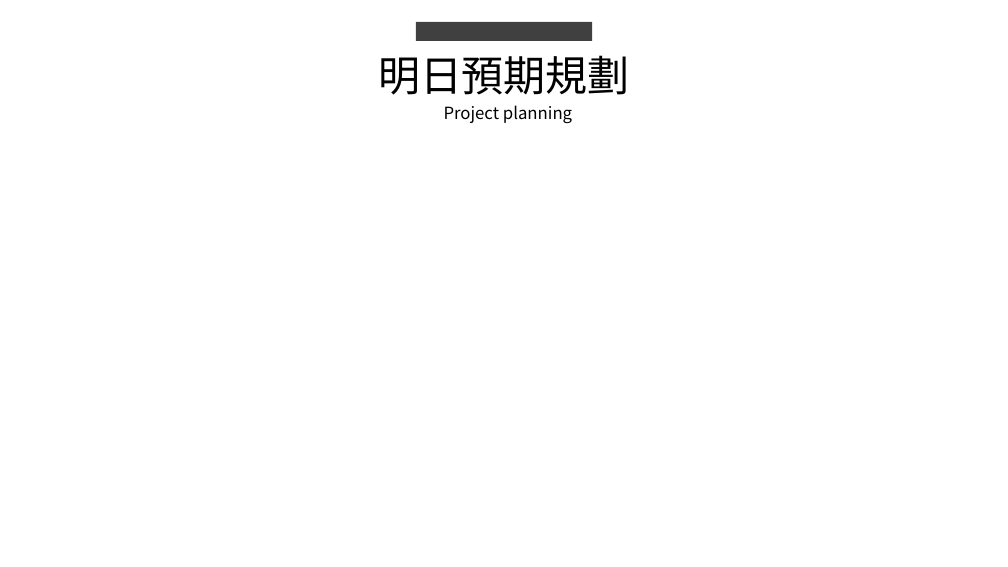
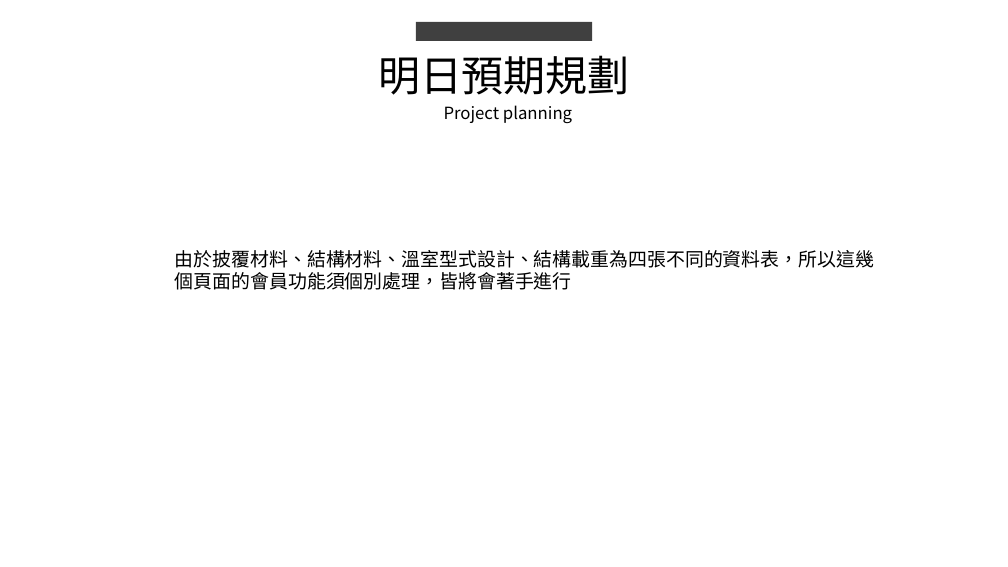
Before and after one commit to king637324/KnowledgeGreenhouseSystem, a slide deck: slide 7 of 工作日報_葉柏漢/2021.09/2021.08.31(加班)~2021.09.01工作日報_葉柏漢.pptx (slide 4 before the commit). Drawn at 1008x567 pixels with LibreOffice and Linux fonts; fonts in the diff are those of the drawing. Boxes give left, top, right and bottom in pixels: in the first picture for what was removed or moved away, otherwise in the second. Text is boxed around its words. In the diff, an @@ line names an element or a change of style, - is before the commit and + after.

```diff
--- a/工作日報_葉柏漢/2021.09/2021.08.31(加班)~2021.09.01工作日報_葉柏漢.pptx
+++ b/工作日報_葉柏漢/2021.09/2021.08.31(加班)~2021.09.01工作日報_葉柏漢.pptx
@@ text added at [175, 250, 874, 290], 18 pt, text #000000 @@
+由於披覆材料、結構材料、溫室型式設計、結構載重為四張不同的資料表，所以這幾個頁面的會員功能須個別處理，皆將會著手進行
```
Also in this commit, not shown: 1 other slide changed, 3 slides added, 12 other files.
